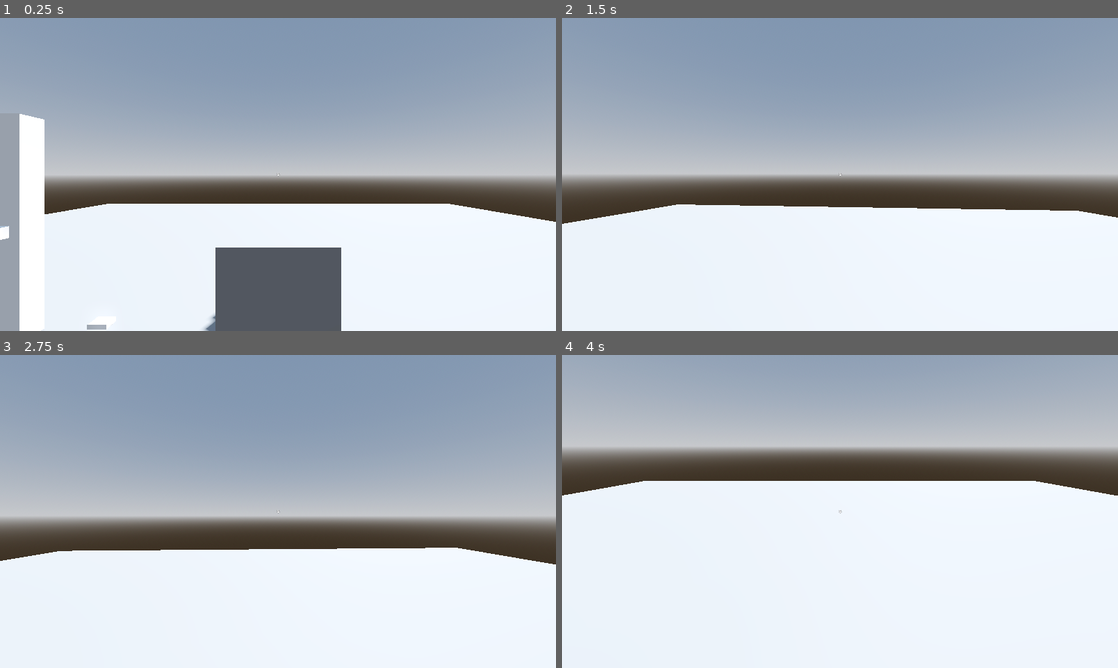
Above: before the commit, frames 1-4 (two rows, left to right).
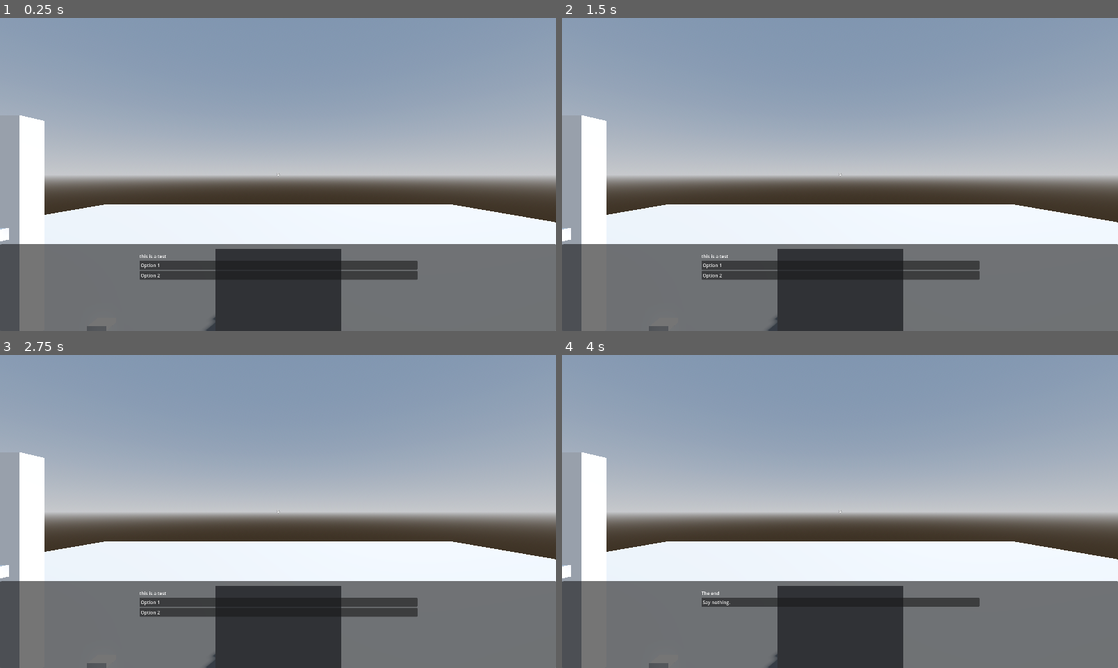
Above: after the commit, the same moments.

Repository: Tzeryushi/The-Filter
Game: Godot game, scene res://scenes/main.tscn
The game is run twice, just before and just after one commit, with the same random seed, the same clock (stepped at 60 frames per second) and the same inputs. Sound files missing from this copy of the repository are replaced by a short silence.
Inputs (mouse positions are in pixels of both pictures, inside the frame that each line leads up to):
- Up to frame 1 (0.25 s): no input
- Up to frame 2 (1.5 s): tap Enter at 0.5 s; move the mouse to (867, 174) at 0.52 s; hold Ctrl (crouch) 0.53-1.28 s; hold W (move_forward) from 0.53 s (still down); move the mouse to (812, 174) at 1.27 s; tap G (drop) at 1.35 s
- Up to frame 3 (2.75 s): keep holding W (move_forward); tap Space at 2 s; move the mouse to (289, 505) at 2.02 s; hold E (interact) from 2.03 s (still down)
- Up to frame 4 (4 s): release W (move_forward) at 2.75 s; release E (interact) at 2.75 s; click (840, 602) at 2.75 s, where only the run after the commit has a clickable "Option 1"; click (840, 602) at 3.5 s, where only the run after the commit has a clickable "Test"

The runs differ from the first frame. In frame 1, 28% of the frame differs, in the area x 0-100%, y 30-100%; in frame 2, 31%; in frame 3, 36%; in frame 4, 76%, in the area x 0-100%, y 8-100%.

Commit message:
remove debug printing

Diff:
--- a/assets/dialogue/proto_dialogue.json
+++ b/assets/dialogue/proto_dialogue.json
@@ -1 +1 @@
-[{"commands_raw":"this is a test\n\n?> Option 1 -> option1\n …(221 unchanged characters)… commands_raw":"This is the second option -> end","gnode_name":"option2","id":2,"name":"option2","position":[480,520]},{"commands_raw":"The end","gnode_name":"end","id":3,"name":"end","position":[640,480]}]
+[{"commands_raw":"this is a test\n\n?> Option 1 -> option1\n …(221 unchanged characters)… commands_raw":"This is the second option","gnode_name":"option2","id":2,"name":"option2","position":[480,540]},{"commands_raw":"The end","gnode_name":"end","id":3,"name":"end","position":[640,480]},{"commands_raw":"This is option2","gnode_name":"option2","id":4,"name":"option2","position":[480,500]}]
--- a/scenes/proto_scene.gd
+++ b/scenes/proto_scene.gd
@@ -6,9 +6,8 @@
 var player: Player
 
 func _ready():
-	#var dialogue: Dialogue = $Player/PlayerCamera/CameraSpace.get_node("Dialogue")
-	#dialogue.begin_dialogue(proto_dialogue)
-	#print(proto_dialogue.data)
+	var dialogue: Dialogue = $Player/PlayerCamera/CameraSpace.get_node("Dialogue")
+	dialogue.begin_dialogue(proto_dialogue)
 
 	#add_child(sound_timer)
 	#sound_timer.wait_time = .25
--- a/ui/dialogue/dialogue.gd
+++ b/ui/dialogue/dialogue.gd
@@ -60,7 +60,6 @@
 
 func _on_ez_dialogue_dialogue_generated(response: DialogueResponse):
 	dialogue_text.text = response.text
-	print(response.text)
 	if response.choices.is_empty():
 		add_choice("Say nothing.", 0)
 	else:
